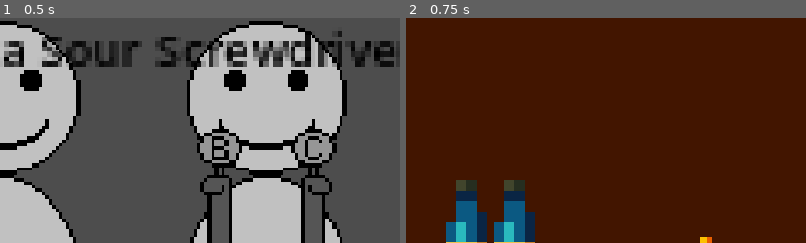
Above: before the commit, frames 1-2 (left to right).
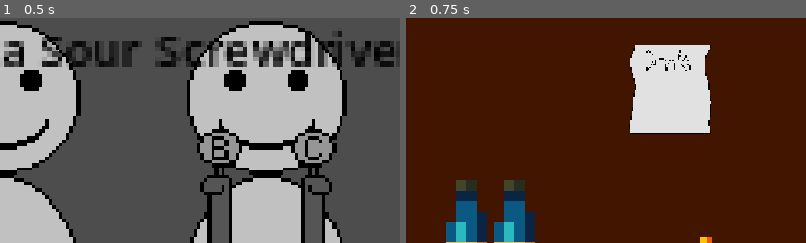
Above: after the commit, the same moments.

Repository: MJw0lf/ShiftGameJam
Game: Godot game, scene res://Scenes/test_scene.tscn
Two runs of this game, one before a commit and one after it. Both use one fixed random seed, a clock stepped at 60 frames per second and the inputs below. The project has no main scene, so this scene is started directly.
Inputs (mouse positions are % of the whole screen's width and height, from its top left):
- Up to frame 1 (0.5 s): no input
- Up to frame 2 (0.75 s): click (94, 89) at 0.5 s
The pictures show only the part of the screen within x 50-100%, y 0-50%; the shares and areas given below are measured in that part.

Frame 1 is identical in both runs. In frame 2, 7.6% of the frame differs, in the area x 55-77%, y 12-52%.

Commit message:
drink menu ui started

Diff:
--- /dev/null
+++ b/Objects/drink_menu.tscn
@@ -0,0 +1,19 @@
+[gd_scene format=3 uid="uid://bttx5dp2tub24"]
+
+[ext_resource type="Texture2D" uid="uid://d1cqtujjdvynd" path="res://Textures/Placeholder/DrinkMenu.png" id="1_4cu80"]
+[ext_resource type="Script" uid="uid://b5j7pqs0kijh8" path="res://Scripts/drink_menu_controller.gd" id="2_a8ayx"]
+
+[sub_resource type="RectangleShape2D" id="RectangleShape2D_nk0g4"]
+size = Vector2(118, 128)
+
+[node name="DrinkMenu" type="Sprite2D" unique_id=337659513]
+texture = ExtResource("1_4cu80")
+script = ExtResource("2_a8ayx")
+
+[node name="Area2D" type="Area2D" parent="." unique_id=1069982281]
+
+[node name="CollisionShape2D" type="CollisionShape2D" parent="Area2D" unique_id=1476864844]
+shape = SubResource("RectangleShape2D_nk0g4")
+
+[connection signal="mouse_entered" from="Area2D" to="." method="_on_area_2d_mouse_entered"]
+[connection signal="mouse_exited" from="Area2D" to="." method="_on_area_2d_mouse_exited"]
--- a/Scenes/test_scene.tscn
+++ b/Scenes/test_scene.tscn
@@ -6,8 +6,6 @@
 [ext_resource type="PackedScene" uid="uid://dksqg4ncm2cfu" path="res://Objects/taps.tscn" id="4_hb2xm"]
 [ext_resource type="PackedScene" uid="uid://c2oxsrmqrgy2s" path="res://Objects/Alcohol/white_wine.tscn" id="5_ak5v8"]
 [ext_resource type="Script" uid="uid://cx866sb0lsyor" path="res://Scripts/camera_controller.gd" id="5_rdbpf"]
-[ext_resource type="Script" uid="uid://ombss1mccrdw" path="res://Scripts/ui_controller.gd" id="6_d3awe"]
-[ext_resource type="Texture2D" uid="uid://y6reho76lb53" path="res://Textures/Placeholder/SideArrow.png" id="6_oho3u"]
 [ext_resource type="PackedScene" uid="uid://os8adywn83ki" path="res://Objects/Alcohol/red_wine.tscn" id="9_d3awe"]
 [ext_resource type="PackedScene" uid="uid://wauhme7fp67k" path="res://Objects/Alcohol/vodka.tscn" id="10_yglu3"]
 [ext_resource type="PackedScene" uid="uid://dsma3ynabrhjv" path="res://Objects/Alcohol/gin.tscn" id="11_bwjpn"]
@@ -18,7 +16,9 @@
 [ext_resource type="PackedScene" uid="uid://clj1n4h1h5jn3" path="res://Objects/Alcohol/lime_juice.tscn" id="16_6bfml"]
 [ext_resource type="PackedScene" uid="uid://br5ue2001m7qj" path="res://Objects/Alcohol/orange_juice.tscn" id="17_0g4ye"]
 [ext_resource type="PackedScene" uid="uid://bdgis57ae35cn" path="res://Objects/Alcohol/tonic_water.tscn" id="18_soh27"]
+[ext_resource type="PackedScene" uid="uid://b3cryk238xvmh" path="res://Scenes/ui.tscn" id="19_0g4ye"]
 [ext_resource type="PackedScene" uid="uid://dpi08wougng0e" path="res://Objects/Alcohol/cola.tscn" id="19_6bfml"]
+[ext_resource type="PackedScene" uid="uid://bttx5dp2tub24" path="res://Objects/drink_menu.tscn" id="20_0g4ye"]
 
 [node name="TestScene" type="Node2D" unique_id=1980446807]
 script = ExtResource("1_hb2xm")
@@ -40,46 +40,6 @@
 [node name="Taps" parent="." unique_id=1664025334 instance=ExtResource("4_hb2xm")]
 position = Vector2(960, 330)
 scale = Vector2(5, 5)
-
-[node name="Camera2D" type="Camera2D" parent="." unique_id=945884821]
-position = Vector2(576, 324)
-script = ExtResource("5_rdbpf")
-
-[node name="UI" type="Control" parent="Camera2D" unique_id=1606063843]
-layout_mode = 3
-anchors_preset = 8
-anchor_left = 0.5
-anchor_top = 0.5
-anchor_right = 0.5
-anchor_bottom = 0.5
-offset_left = -576.0
-offset_top = -324.0
-offset_right = -576.0
-offset_bottom = -324.0
-grow_horizontal = 2
-grow_vertical = 2
-script = ExtResource("6_d3awe")
-
-[node name="GoRight" type="TextureButton" parent="Camera2D/UI" unique_id=168230504]
-layout_mode = 0
-offset_left = 1023.0
-offset_top = 518.0
-offset_right = 1063.0
-offset_bottom = 558.0
-scale = Vector2(3, 3)
-texture_normal = ExtResource("6_oho3u")
-stretch_mode = 5
-
-[node name="GoLeft" type="TextureButton" parent="Camera2D/UI" unique_id=1080805040]
-layout_mode = 0
-offset_left = 128.0
-offset_top = 642.0
-offset_right = 168.0
-offset_bottom = 682.0
-rotation = 3.1415927
-scale = Vector2(3, 3)
-texture_normal = ExtResource("6_oho3u")
-stretch_mode = 5
 
 [node name="WhiteWine" parent="." unique_id=2001502966 instance=ExtResource("5_ak5v8")]
 position = Vector2(1238.0001, 325)
@@ -129,5 +89,11 @@
 position = Vector2(2228, 419.00003)
 scale = Vector2(10, 10)
 
-[connection signal="pressed" from="Camera2D/UI/GoRight" to="Camera2D/UI" method="_on_go_right_pressed"]
-[connection signal="pressed" from="Camera2D/UI/GoLeft" to="Camera2D/UI" method="_on_go_left_pressed"]
+[node name="DrinkMenu" parent="." unique_id=337659513 instance=ExtResource("20_0g4ye")]
+position = Vector2(2109, 103)
+
+[node name="Camera2D" type="Camera2D" parent="." unique_id=945884821]
+position = Vector2(576, 324)
+script = ExtResource("5_rdbpf")
+
+[node name="UI" parent="Camera2D" unique_id=115048935 instance=ExtResource("19_0g4ye")]
--- /dev/null
+++ b/Scenes/ui.tscn
@@ -0,0 +1,102 @@
+[gd_scene format=3 uid="uid://b3cryk238xvmh"]
+
+[ext_resource type="Script" uid="uid://ombss1mccrdw" path="res://Scripts/ui_controller.gd" id="1_qdvrb"]
+[ext_resource type="Texture2D" uid="uid://y6reho76lb53" path="res://Textures/Placeholder/SideArrow.png" id="2_nf4gj"]
+[ext_resource type="Script" uid="uid://dfrby15w1rt2q" path="res://Scripts/drink_ui_controller.gd" id="3_2246s"]
+[ext_resource type="PackedScene" uid="uid://cgip7k14u5umx" path="res://UI/drink_text.tscn" id="4_q7pk6"]
+
+[node name="UI" type="Control" unique_id=115048935]
+layout_mode = 3
+anchors_preset = 8
+anchor_left = 0.5
+anchor_top = 0.5
+anchor_right = 0.5
+anchor_bottom = 0.5
+offset_left = -576.0
+offset_top = -324.0
+offset_right = -576.0
+offset_bottom = -324.0
+grow_horizontal = 2
+grow_vertical = 2
+script = ExtResource("1_qdvrb")
+
+[node name="GoRight" type="TextureButton" parent="." unique_id=1164258200]
+layout_mode = 0
+offset_left = 1023.0
+offset_top = 518.0
+offset_right = 1063.0
+offset_bottom = 558.0
+scale = Vector2(3, 3)
+texture_normal = ExtResource("2_nf4gj")
+stretch_mode = 5
+
+[node name="GoLeft" type="TextureButton" parent="." unique_id=1394515379]
+layout_mode = 0
+offset_left = 128.0
+offset_top = 642.0
+offset_right = 168.0
+offset_bottom = 682.0
+rotation = 3.1415927
+scale = Vector2(3, 3)
+texture_normal = ExtResource("2_nf4gj")
+stretch_mode = 5
+
+[node name="DrinkUI" type="Control" parent="." unique_id=751025206]
+visible = false
+anchors_preset = 0
+offset_right = 40.0
+offset_bottom = 40.0
+script = ExtResource("3_2246s")
+
+[node name="Background" type="ColorRect" parent="DrinkUI" unique_id=873523652]
+modulate = Color(0, 0, 0, 0.3254902)
+layout_mode = 0
+offset_right = 1152.0
+offset_bottom = 648.0
+
+[node name="Paper" type="ColorRect" parent="DrinkUI" unique_id=1790216820]
+layout_mode = 0
+offset_left = 329.0
+offset_top = 59.0
+offset_right = 850.0
+offset_bottom = 534.0
+
+[node name="MarginContainer" type="MarginContainer" parent="DrinkUI/Paper" unique_id=1531078635]
+layout_mode = 1
+anchors_preset = 15
+anchor_right = 1.0
+anchor_bottom = 1.0
+grow_horizontal = 2
+grow_vertical = 2
+theme_override_constants/margin_left = 20
+theme_override_constants/margin_top = 20
+theme_override_constants/margin_right = 20
+theme_override_constants/margin_bottom = 20
+
+[node name="VBoxContainer" type="VBoxContainer" parent="DrinkUI/Paper/MarginContainer" unique_id=1725607056]
+layout_mode = 2
+
+[node name="Title" type="Label" parent="DrinkUI/Paper/MarginContainer/VBoxContainer" unique_id=677351449]
+layout_mode = 2
+theme_override_colors/font_color = Color(0, 0, 0, 1)
+theme_override_font_sizes/font_size = 30
+text = "Drink Menu"
+horizontal_alignment = 1
+
+[node name="ScrollContainer" type="ScrollContainer" parent="DrinkUI/Paper/MarginContainer/VBoxContainer" unique_id=1334035020]
+layout_mode = 2
+size_flags_vertical = 3
+
+[node name="GridContainer" type="GridContainer" parent="DrinkUI/Paper/MarginContainer/VBoxContainer/ScrollContainer" unique_id=1956833766]
+layout_mode = 2
+size_flags_horizontal = 3
+size_flags_vertical = 3
+theme_override_constants/h_separation = 5
+theme_override_constants/v_separation = 5
+columns = 2
+
+[node name="DrinkText" parent="DrinkUI/Paper/MarginContainer/VBoxContainer/ScrollContainer/GridContainer" unique_id=224348729 instance=ExtResource("4_q7pk6")]
+layout_mode = 2
+
+[connection signal="pressed" from="GoRight" to="." method="_on_go_right_pressed"]
+[connection signal="pressed" from="GoLeft" to="." method="_on_go_left_pressed"]
--- a/Scripts/alcohol_controller.gd
+++ b/Scripts/alcohol_controller.gd
@@ -2,7 +2,7 @@
 class_name Alcohol
 
 @export var alcohol_name : String = "Beer"
-var can_click : bool = false
+var can_be_clicked : bool = false
 var normal_pos : Vector2
 const up_by : float = 10
 
@@ -20,20 +20,20 @@
 	name_label.global_position = global_position+Vector2(0, -100)
 
 func _physics_process(delta: float) -> void:
-	if can_click and Input.is_action_just_pressed("click"):
+	if can_be_clicked and Input.is_action_just_pressed("click"):
 		if scene_manager:
 			scene_manager.add_ingredient(alcohol_name)
 		print_debug(alcohol_name + " just clicked")
 
 func _on_mouse_entered() -> void:
-	can_click = true
+	can_be_clicked = true
 	position.y -= up_by
 
 	name_label.visible = true
 	name_label.text = alcohol_name
 
 func _on_mouse_exited() -> void:
-	can_click = false
+	can_be_clicked = false
 	position = normal_pos
 
 	name_label.visible = false
--- /dev/null
+++ b/Scripts/drink_menu_controller.gd
@@ -0,0 +1,9 @@
+extends Sprite2D
+
+var can_be_clicked : bool = false
+
+func _on_area_2d_mouse_entered() -> void:
+	can_be_clicked = true
+
+func _on_area_2d_mouse_exited() -> void:
+	can_be_clicked = false
--- /dev/null
+++ b/Scripts/drink_ui_controller.gd
@@ -0,0 +1 @@
+extends Control
--- a/Scripts/scene_manager.gd
+++ b/Scripts/scene_manager.gd
@@ -5,6 +5,7 @@
 
 var glass_rack : Sprite2D
 var taps : Sprite2D
+var drink_menu : Sprite2D
 
 var people : Array[Sprite2D] = []
 const people_pos : Array[Vector2] = [Vector2(192, 325), Vector2(576, 325), Vector2(960, 325)]
@@ -17,6 +18,7 @@
 func _ready() -> void:
 	glass_rack = find_child("GlassRack")
 	taps = find_child("Taps")
+	drink_menu = find_child("DrinkMenu")
 
 	add_people()
 
@@ -41,6 +43,10 @@
 				taps.fill_cider()
 			else:
 				clicked = false
+		if drink_menu and !clicked:
+			if drink_menu.can_be_clicked:
+				clicked = true
+				#display drinks_ui
 		if !clicked:
 			for person in people:
 				if person:
--- a/Scripts/ui_controller.gd
+++ b/Scripts/ui_controller.gd
@@ -7,10 +7,13 @@
 
 @onready var right_button : TextureButton = $GoRight
 @onready var left_button : TextureButton = $GoLeft
+@onready var drink_ui : Control = $DrinkUI
 
 func _ready() -> void:
 	camera = get_parent()
 	update_buttons()
+
+	drink_ui.visible = false
 
 func _on_go_right_pressed() -> void:
 	if camera:
--- /dev/null
+++ b/UI/drink_text.tscn
@@ -0,0 +1,8 @@
+[gd_scene format=3 uid="uid://cgip7k14u5umx"]
+
+[node name="DrinkText" type="Label" unique_id=224348729]
+custom_maximum_size = Vector2(241, 300)
+size_flags_horizontal = 3
+theme_override_colors/font_color = Color(0, 0, 0, 1)
+text = "Drink 1 : Ingredient 1, Ingredient 2, Ingredient 3"
+autowrap_mode = 2
Not shown, added: Scripts/drink_menu_controller.gd.uid
Not shown, added: Scripts/drink_ui_controller.gd.uid
Binary file added: Textures/Placeholder/DrinkMenu.png
Not shown, added: Textures/Placeholder/DrinkMenu.png.import
